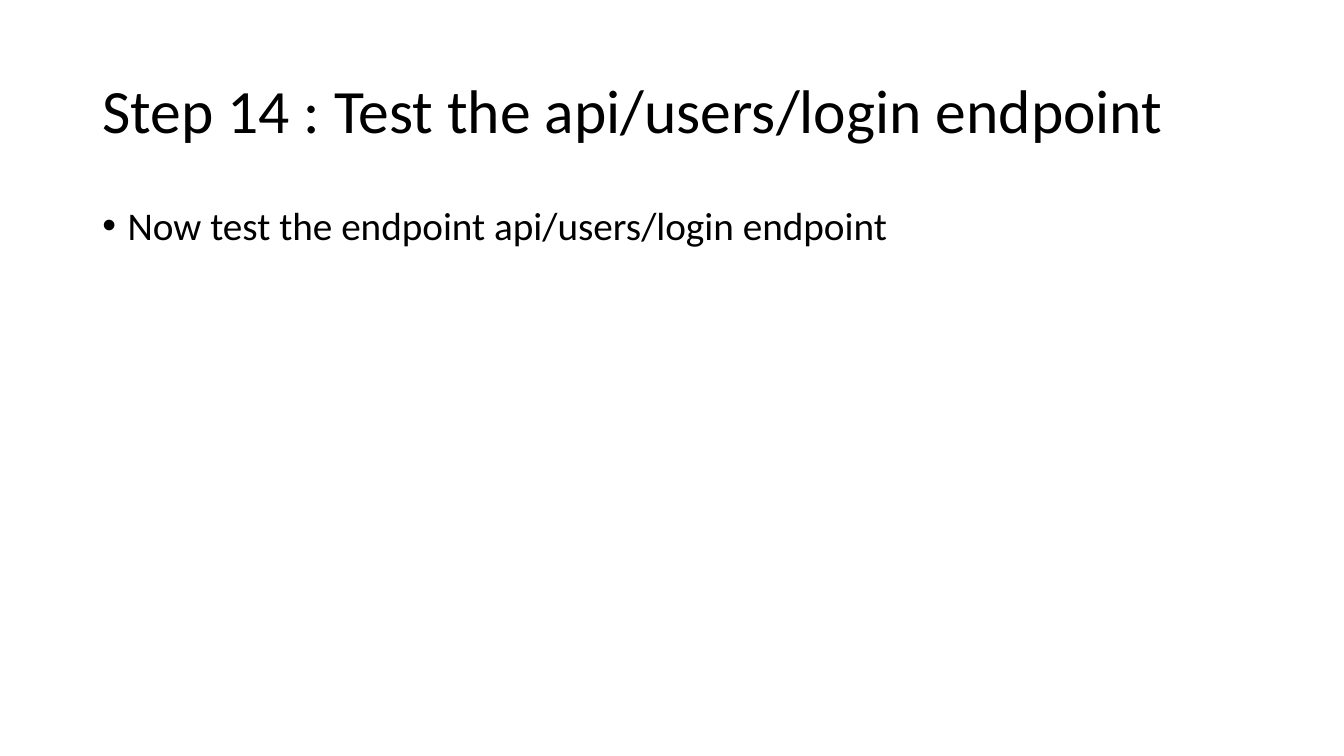
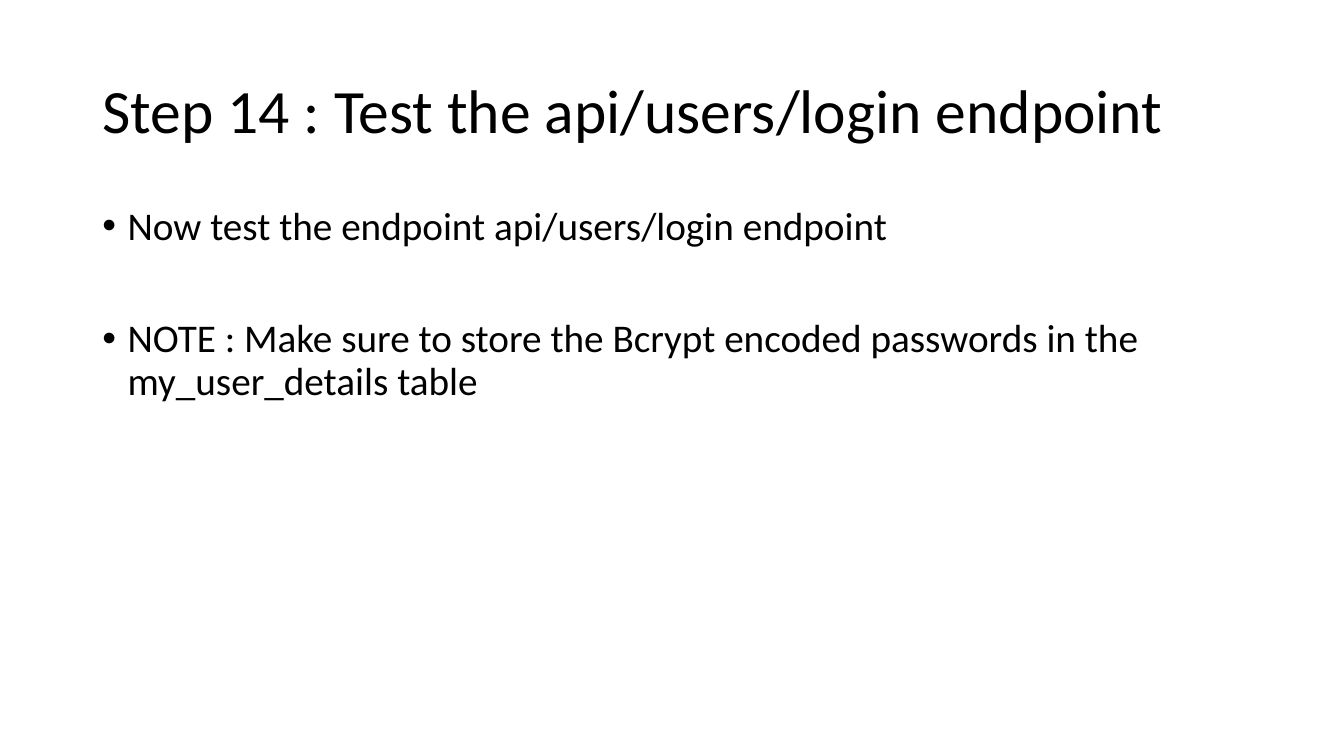
Before and after one commit to august-2026-training/PPTs, a slide deck: slide 17 of 3. Spring_Security_7_Securing_Rest_Endpoints.pptx (slide 16 before the commit). Drawn at 1344x756 pixels with LibreOffice and Linux fonts; fonts in the diff are those of the drawing. Boxes give left, top, right and bottom in pixels: in the first picture for what was removed or moved away, otherwise in the second. Text is boxed around its words. In the diff, an @@ line names an element or a change of style, - is before the commit and + after.

```diff
--- a/3. Spring_Security_7_Securing_Rest_Endpoints.pptx
+++ b/3. Spring_Security_7_Securing_Rest_Endpoints.pptx
@@ text at [128, 324, 1138, 402]: paragraph added @@
+• NOTE : Make sure to store the Bcrypt encoded passwords in the my_user_details table
```
Also in this commit, not shown: 2 other slides changed, 1 slide added.
